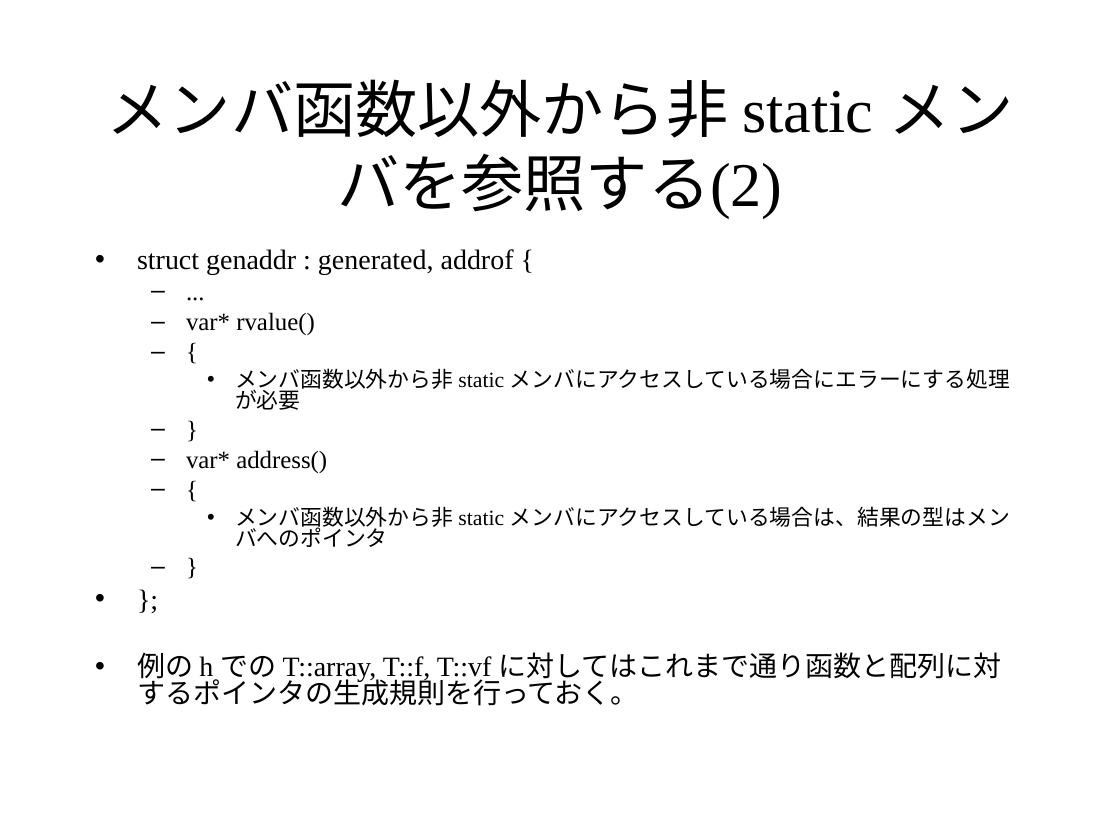
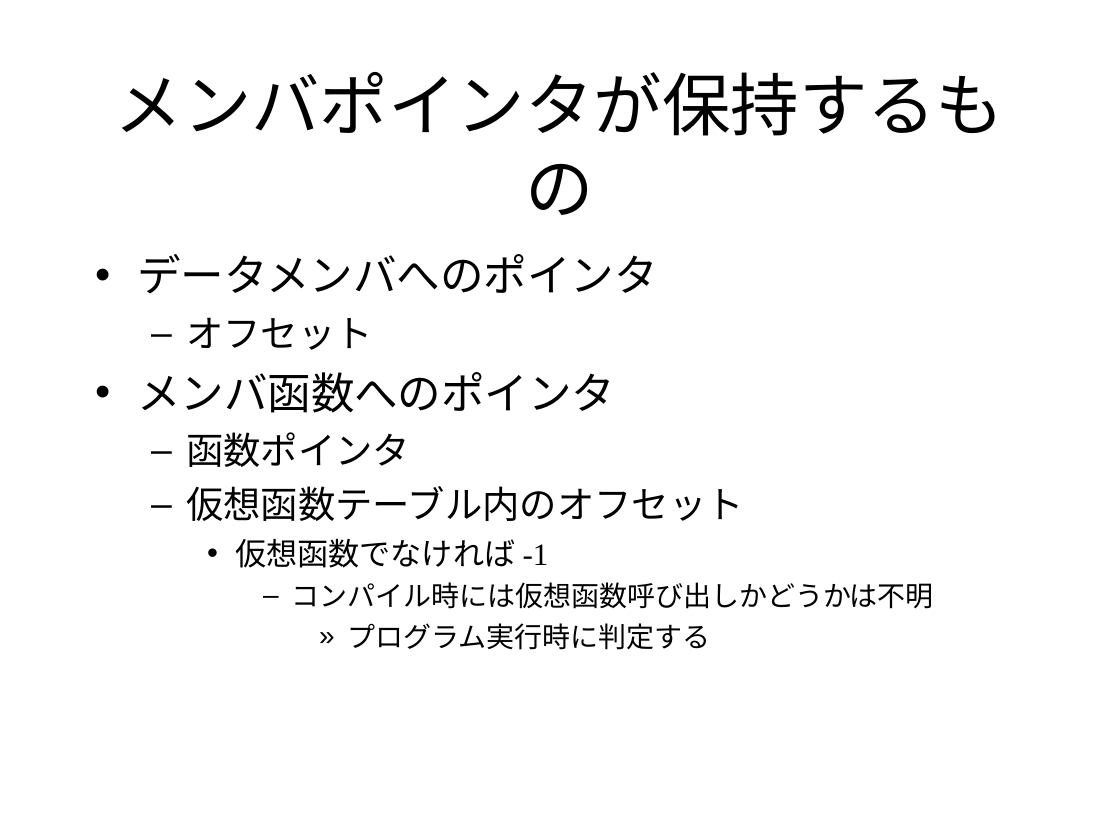
Before and after one commit to KeiHasegawa/cxx_doc, a slide deck: slide 2 of 07_member_pointer.ppt (slide 4 before the commit). Drawn at 1120x840 pixels with LibreOffice and Linux fonts; fonts in the diff are those of the drawing. Boxes give left, top, right and bottom in pixels: in the first picture for what was removed or moved away, otherwise in the second. Text is boxed around its words. In the diff, an @@ line names an element or a change of style, - is before the commit and + after.

```diff
--- a/07_member_pointer.ppt
+++ b/07_member_pointer.ppt
@@ title at (x1=115, y1=72, x2=1005, y2=215): text changed; size 40 to 44 pt @@
-メンバ函数以外から非 static メンバを参照する(2)
+メンバポインタが保持するもの
@@ text at (x1=137, y1=254, x2=934, y2=650): text changed @@
-• struct genaddr : generated, addrof {
-  – ...
-  – var* rvalue()
-  – {
-    • メンバ函数以外から非 static メンバにアクセスしている場合にエラーにする処理が必要
-  – }
-  – var* address()
-  – {
-    • メンバ函数以外から非 static メンバにアクセスしている場合は、結果の型はメンバへのポインタ
-  – }
-• };
-• 例の h での T::array, T::f, T::vf に対してはこれまで通り函数と配列に対するポインタの生成規則を行っておく。
+• データメンバへのポインタ
+  – オフセット
+• メンバ函数へのポインタ
+  – 函数ポインタ
+  – 仮想函数テーブル内のオフセット
+    • 仮想函数でなければ -1
+      – コンパイル時には仮想函数呼び出しかどうかは不明
+        » プログラム実行時に判定する
```
Also in this commit, not shown: 1 other slide changed, 4 slides added, 2 slides removed, 1 other file.
